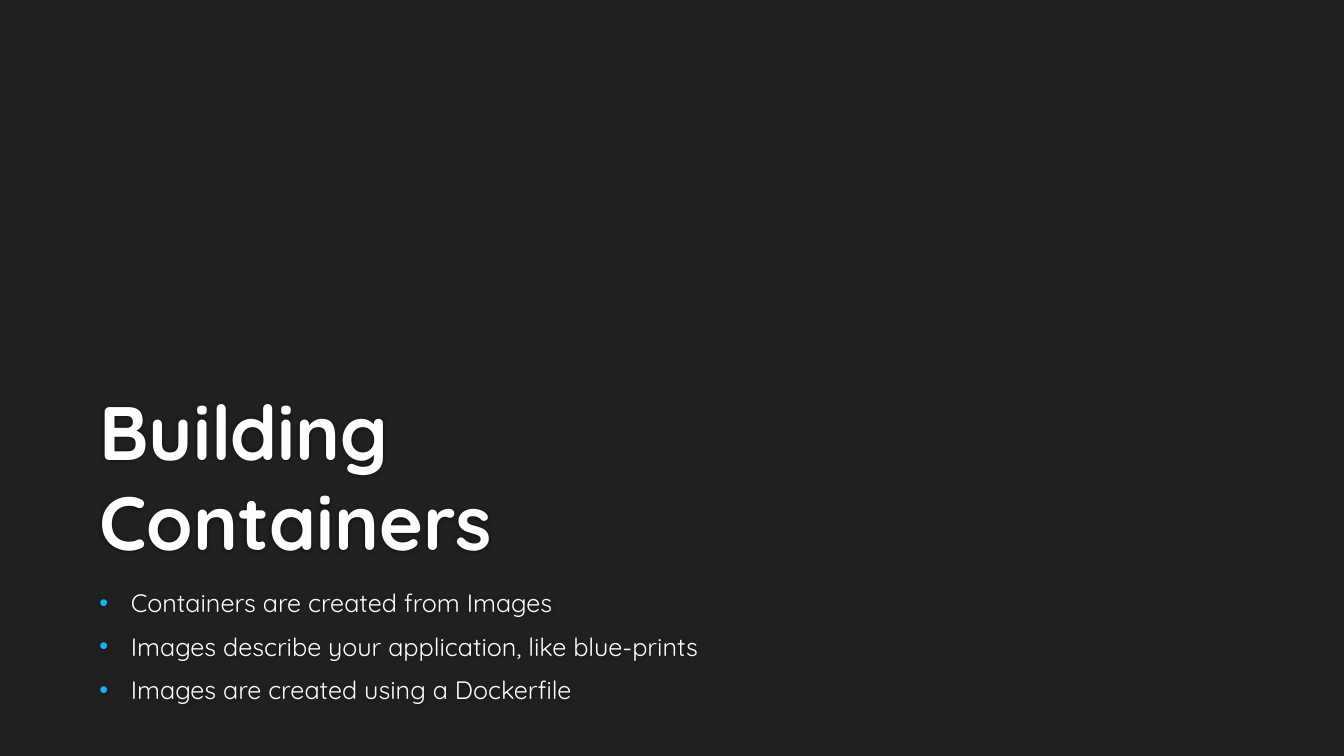
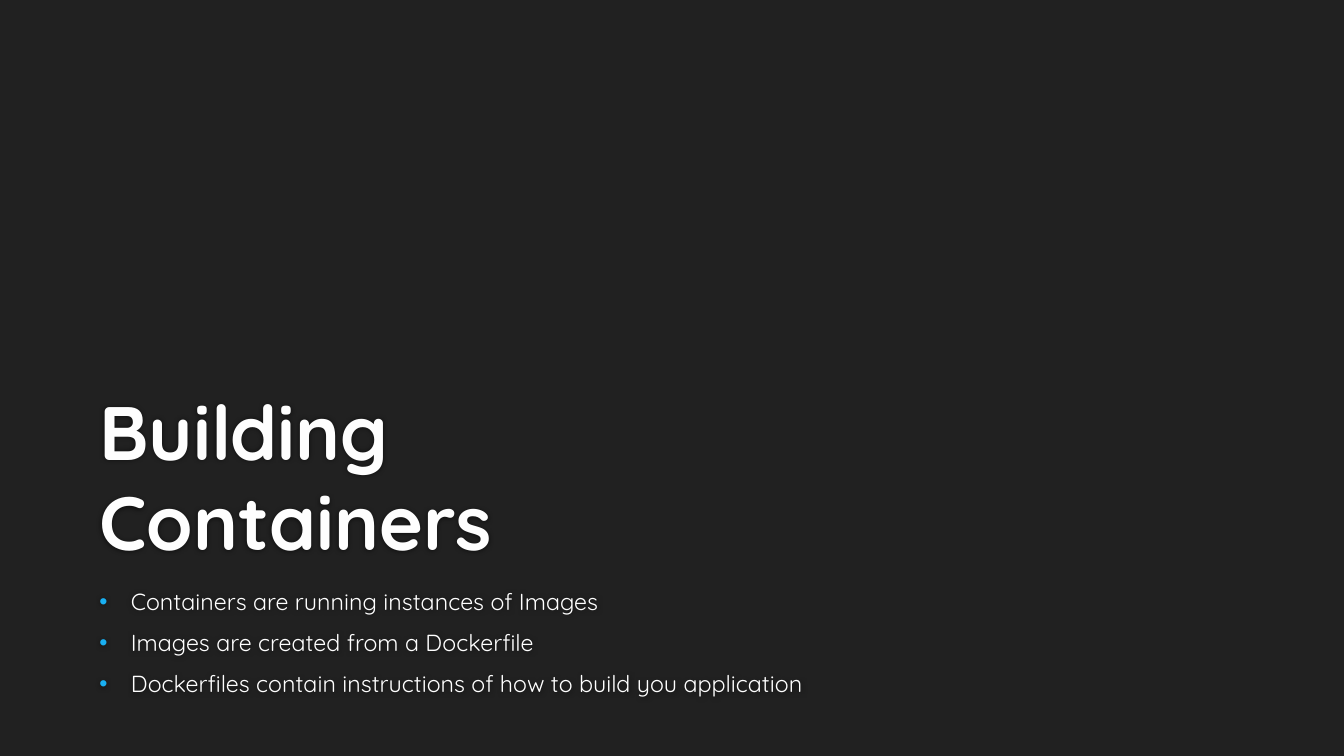
Before and after one commit to dcook-net/DockerisingDotNetAppsTalk, a slide deck: slide 12 of Dockerising .Net Applications v2.pptx. Drawn at 1344x756 pixels with LibreOffice and Linux fonts; fonts in the diff are those of the drawing; background and template pictures are left out. Boxes give left, top, right and bottom in pixels: in the first picture for what was removed or moved away, otherwise in the second. Text is boxed around its words. In the diff, an @@ line names an element or a change of style, - is before the commit and + after.

Commit message:
Update Slides

```diff
--- a/Dockerising .Net Applications v2.pptx
+++ b/Dockerising .Net Applications v2.pptx
@@ subtitle at [131, 593, 803, 697]: text changed; size 18 to 16.6 pt @@
-• Containers are created from Images
-• Images describe your application, like blue-prints
-• Images are created using a Dockerfile
+• Containers are running instances of Images
+• Images are created from a Dockerfile
+• Dockerfiles contain instructions of how to build you application
```
Also in this commit, not shown: 2 other slides changed, 1 slide added, 9 slides removed, 1 other file.
